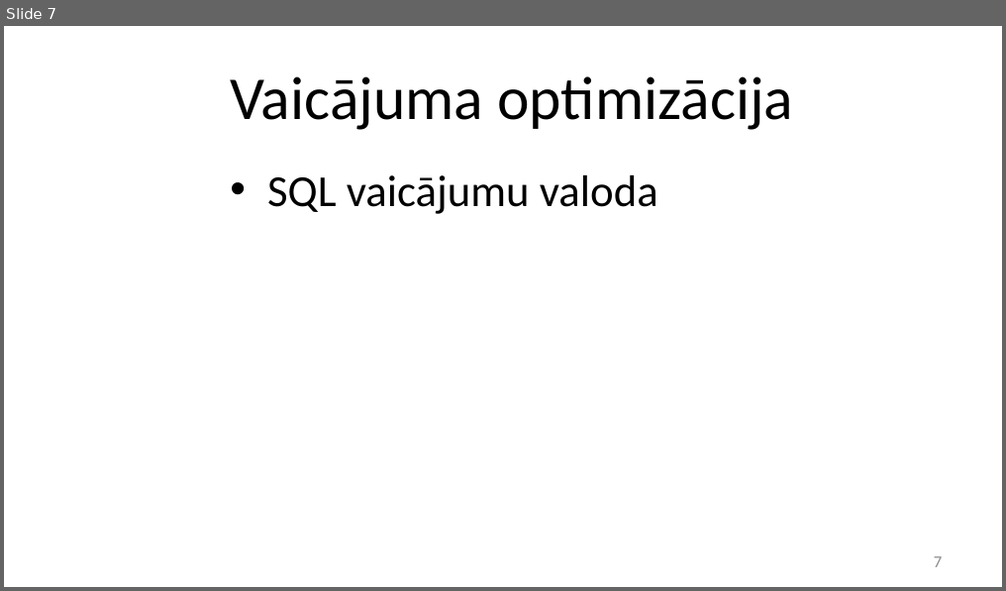
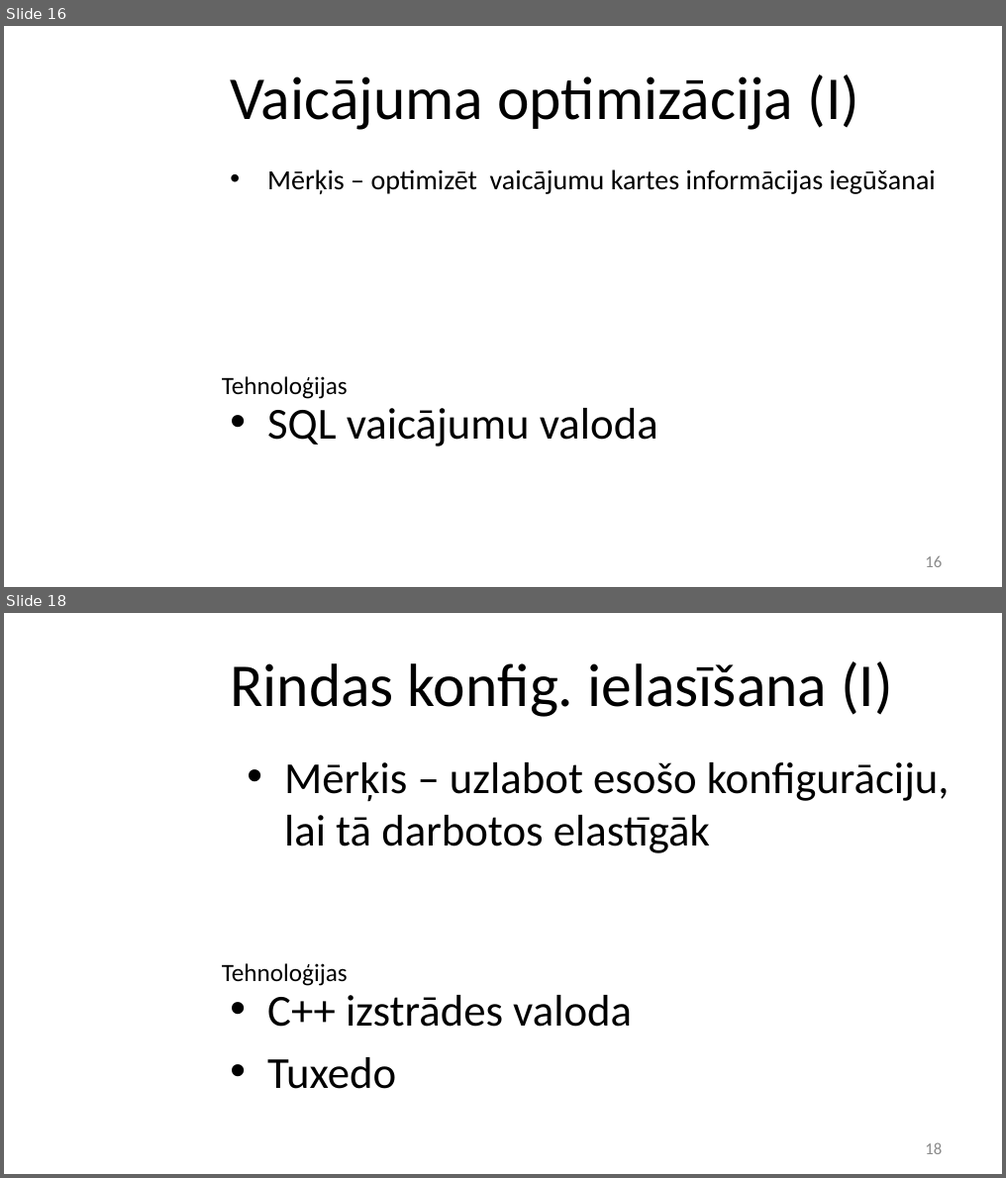
Before and after one commit to stabone/lore-parit, a slide deck: prezentacija.pptx. Shown one above the other, each under a label of ours: slide 7 before the commit, slides 16 and 18 after it; the slides between them are not shown. The pictures are 1006x591 and 1006x1178 pixels, drawn with LibreOffice and Linux fonts; fonts in the diff are those of the drawing; background and template pictures are left out. Boxes give left, top, right and bottom in pixels: in the first picture for what was removed or moved away, otherwise in the second. Text is boxed around its words. In the diff, an @@ line names an element or a change of style, - is before the commit and + after.

```diff
--- a/prezentacija.pptx
+++ b/prezentacija.pptx
@@ slide 18 added at (x1=4, y1=613, x2=1002, y2=1174), background picture (left out) @@
@@ title added at (x1=230, y1=662, x2=893, y2=717), 44 pt, text #000000 @@
+Rindas konfig. ielasīšana (I)
@@ text added at (x1=284, y1=762, x2=949, y2=854), 32 pt, text #000000 @@
+• Mērķis – uzlabot esošo konfigurāciju, lai tā darbotos elastīgāk
@@ text added at (x1=222, y1=963, x2=348, y2=986), 18 pt, text #000000 @@
+Tehnoloģijas
@@ text added at (x1=267, y1=995, x2=632, y2=1089), 32 pt, text #000000 @@
+• C++ izstrādes valoda
+• Tuxedo
@@ page number added at (x1=925, y1=1143, x2=942, y2=1155), 12 pt, text #8C8C8C @@
+18
@@ what was slide 7 is now slide 16 @@
@@ slide 16 changed as well @@
@@ title at (x1=230, y1=75, x2=859, y2=130): text changed @@
-Vaicājuma optimizācija
+Vaicājuma optimizācija (I)
@@ text added at (x1=267, y1=170, x2=936, y2=194), 20 pt, text #000000 @@
+• Mērķis – optimizēt vaicājumu kartes informācijas iegūšanai
@@ text added at (x1=222, y1=376, x2=348, y2=399), 18 pt, text #000000 @@
+Tehnoloģijas
@@ text "SQL vaicājumu valoda" moved from (x1=267, y1=175, x2=658, y2=214) to (x1=267, y1=408, x2=658, y2=447) @@
@@ page number at (x1=925, y1=557, x2=942, y2=568): text changed @@
-7
+16
```
Also in this commit, not shown: 8 other slides changed, 14 other slides added.
